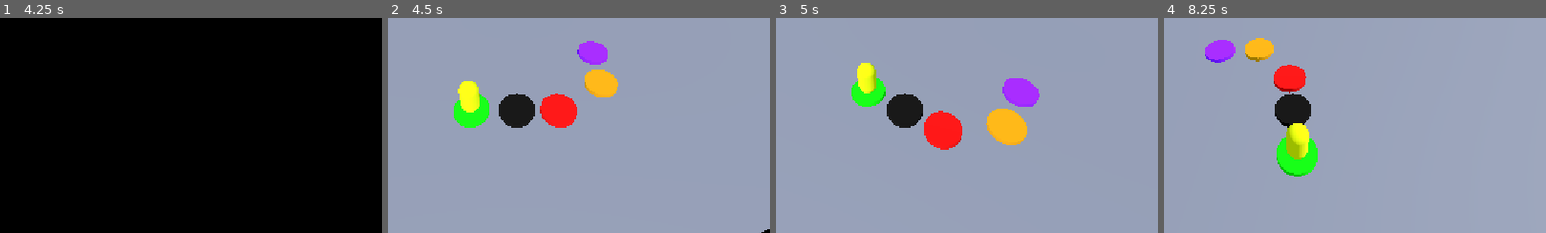
Above: before the commit, frames 1-4 (left to right).
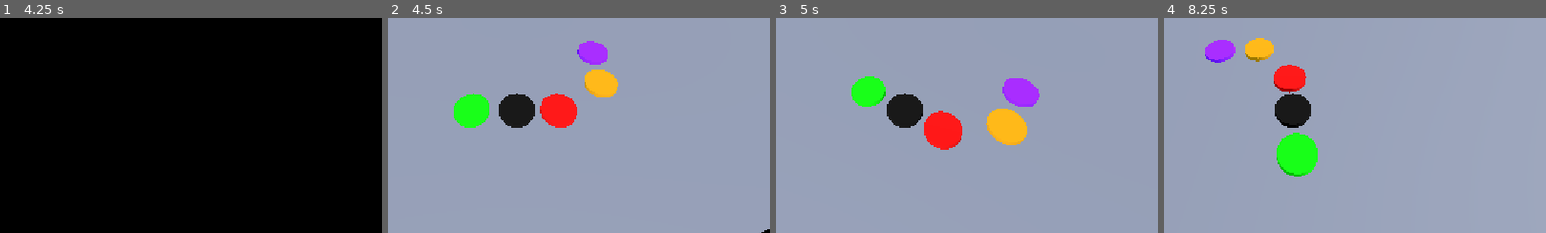
Above: after the commit, the same moments.

Repository: JZxAkuma/Game-Prototype-3
Game: Godot game, scene res://DO NOT TOUCH/Scene/main.tscn
The game is run twice, just before and just after one commit, with the same random seed, the same clock (stepped at 60 frames per second) and the same inputs.
Inputs:
- Up to frame 1 (4.25 s): tap Enter at 0.5 s; hold D (right) 0.53-1.28 s; hold J (a) 0.53-1.28 s; tap K (b) at 0.8, 1.35, 3.8 s; hold S (down) 1.28-2 s; tap I (y) at 1.55, 2.85 s; click "Start" at 2 s; tap A (left) at 2.75, 3.5 s; hold D (right) 2.78-3.53 s; hold J (a) 2.78-3.53 s; hold W (up) from 3.53 s (still down); tap J (a) at 3.6 s
- Up to frame 2 (4.5 s): release W (up) at 4.28 s; hold A (left) from 4.28 s (still down); hold K (b) from 4.28 s (still down)
- Up to frame 3 (5 s): keep holding A (left); keep holding K (b); tap I (y) at 4.55 s
- Up to frame 4 (8.25 s): release K (b) at 5.03 s; tap O (lb) at 5.1 s; tap J (a) at 5.3 s; release A (left) at 5.78 s; hold S (down) 5.78-6.53 s; hold K (b) 5.78-6.53 s; tap P (rb) at 5.85 s; hold D (right) 6.53-7.28 s; tap L (start) at 6.6 s; tap I (y) at 6.8, 8.1 s; hold W (up) 7.28-8.03 s; hold J (a) 7.28-8.03 s; tap U (x) at 7.35 s; hold D (right) from 8.03 s (still down)
The pictures show only the part of the screen within x 33-83%, y 48-98%; the shares and areas given below are measured in that part.

Frame 1 is identical in both runs. In frame 2, 0.7% of the frame differs, in the area x 18-24%, y 29-44%; in frame 3, 0.6%; in frame 4, 0.9%, in the area x 32-38%, y 48-66%.

Commit message:
small board improvements

Diff:
--- a/DO NOT TOUCH/Scene/board.tscn
+++ b/DO NOT TOUCH/Scene/board.tscn
@@ -27,7 +27,7 @@
 tracks/1/type = "value"
 tracks/1/imported = false
 tracks/1/enabled = true
-tracks/1/path = NodePath("play_camera:current")
+tracks/1/path = NodePath("play camera pivot/play_camera:current")
 tracks/1/interp = 1
 tracks/1/loop_wrap = true
 tracks/1/keys = {
@@ -48,6 +48,18 @@
 "update": 0,
 "values": [Vector3(0, 0, 0)]
 }
+tracks/3/type = "value"
+tracks/3/imported = false
+tracks/3/enabled = true
+tracks/3/path = NodePath("Tokens:visible")
+tracks/3/interp = 1
+tracks/3/loop_wrap = true
+tracks/3/keys = {
+"times": PackedFloat32Array(0),
+"transitions": PackedFloat32Array(1),
+"update": 1,
+"values": [false]
+}
 
 [sub_resource type="Animation" id="Animation_bw800"]
 resource_name = "intro"
@@ -67,7 +79,7 @@
 tracks/1/type = "value"
 tracks/1/imported = false
 tracks/1/enabled = true
-tracks/1/path = NodePath("play_camera:current")
+tracks/1/path = NodePath("play camera pivot/play_camera:current")
 tracks/1/interp = 1
 tracks/1/loop_wrap = true
 tracks/1/keys = {
@@ -88,6 +100,18 @@
 "update": 0,
 "values": [Vector3(0, 0, 0), Vector3(0, 6.2831855, 0)]
 }
+tracks/3/type = "value"
+tracks/3/imported = false
+tracks/3/enabled = true
+tracks/3/path = NodePath("Tokens:visible")
+tracks/3/interp = 1
+tracks/3/loop_wrap = true
+tracks/3/keys = {
+"times": PackedFloat32Array(0, 5),
+"transitions": PackedFloat32Array(1, 1),
+"update": 1,
+"values": [false, true]
+}
 
 [sub_resource type="AnimationLibrary" id="AnimationLibrary_2adw1"]
 _data = {
@@ -99,6 +123,7 @@
 script = ExtResource("1_2tmgi")
 
 [node name="Tokens" type="Node3D" parent="." unique_id=1121871840]
+visible = false
 
 [node name="Spaces" type="Node3D" parent="." unique_id=1659851710]
 
@@ -129,11 +154,13 @@
 [node name="AnimationPlayer" type="AnimationPlayer" parent="." unique_id=1659957502]
 libraries/ = SubResource("AnimationLibrary_2adw1")
 
-[node name="play_camera" type="Camera3D" parent="." unique_id=563864645]
-transform = Transform3D(1, 0, 0, 0, 1, 0, 0, 0, 1, 0, 4.5858593, 8.542557)
-
 [node name="droneshot pivot" type="Node3D" parent="." unique_id=473306894]
 
 [node name="intro_camera" type="Camera3D" parent="droneshot pivot" unique_id=442427399]
 transform = Transform3D(1, 0, 0, 0, 0.7844815, 0.62015224, 0, -0.62015224, 0.7844815, 0, 12.724283, 9.036865)
 current = true
+
+[node name="play camera pivot" type="Node3D" parent="." unique_id=1905329247]
+
+[node name="play_camera" type="Camera3D" parent="play camera pivot" unique_id=563864645]
+transform = Transform3D(1, 0, 0, 0, 1, 0, 0, 0, 1, 0, 4.5858593, 8.542557)
--- a/DO NOT TOUCH/Script/board.gd
+++ b/DO NOT TOUCH/Script/board.gd
@@ -4,8 +4,7 @@
 @onready var spaces_root: Node3D = $Spaces
 @onready var tokens_root: Node3D = $Tokens
 @onready var anim: AnimationPlayer = $AnimationPlayer
-
-
+@onready var play_camera_pivot: Node3D = $"play camera pivot"
 
 var spaces: Array[BoardSpace] = []
 var tokens := {}
@@ -140,7 +139,6 @@
 
 func _play_turn(player_index: int) -> void:
 	var p := GameState.players[player_index]
-
 	var a := PlayerInput._act(p.slot, &"a")
 	while not Input.is_action_just_pressed(a):
 		await get_tree().process_frame
@@ -161,6 +159,7 @@
 			p.coins = max(0, p.coins - 3)
 		_:
 			pass
+
 # Called every frame. 'delta' is the elapsed time since the previous frame.
 #func _process(delta: float) -> void:
 	#pass
